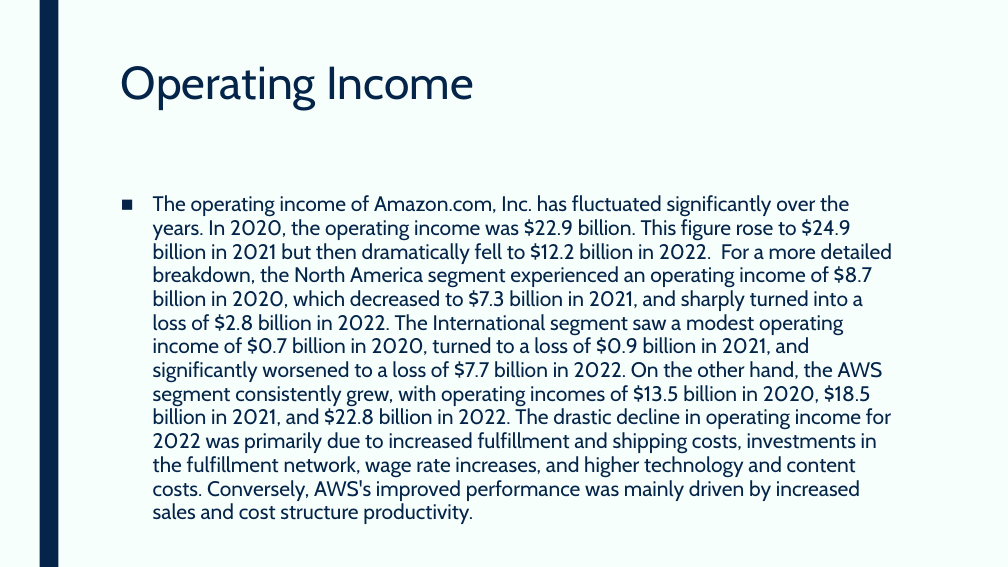
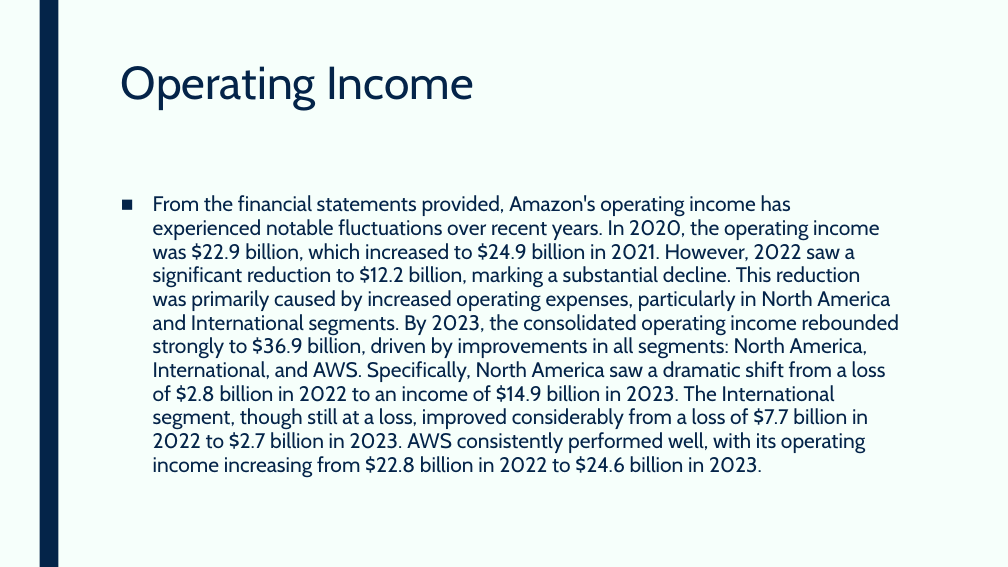
Before and after one commit to devangovind/AMUCLDISS, a slide deck: slide 4 of fastapi-backend/app/pres/output.pptx (slide 5 before the commit). Drawn at 1008x567 pixels with LibreOffice and Linux fonts; fonts in the diff are those of the drawing. Boxes give left, top, right and bottom in pixels: in the first picture for what was removed or moved away, otherwise in the second. Text is boxed around its words. In the diff, an @@ line names an element or a change of style, - is before the commit and + after.

```diff
--- a/fastapi-backend/app/pres/output.pptx
+++ b/fastapi-backend/app/pres/output.pptx
@@ text at [153, 195, 899, 478]: text changed @@
-■ The operating income of Amazon.com, Inc. has fluctuated significantly over the years. In 2020, the operating income was $22.9 billion. This figure rose to $24.9 billion in 2021 but then dramatically fell to $12.2 billion in 2022. For a more detailed breakdown, the North America segment experienced an operating income of $8.7 billion in 2020, which decreased to $7.3 billion in 2021, and sharply turned into a loss of $2.8 billion in 2022. The International segment saw a modest operating income of $0.7 billion in 2020, turned to a loss of $0.9 billion in 2021, and significantly worsened to a loss of $7.7 billion in 2022. On the other hand, the AWS segment consistently grew, with operating incomes of $13.5 billion in 2020, $18.5 billion in 2021, and $22.8 billion in 2022. The drastic decline in operating income for 2022 was primarily due to increased fulfillment and shipping costs, investments in the fulfillment network, wage rate increases, and higher technology and content costs. Conversely, AWS's improved performance was mainly driven by increased sales and cost structure productivity.
+■ From the financial statements provided, Amazon's operating income has experienced notable fluctuations over recent years. In 2020, the operating income was $22.9 billion, which increased to $24.9 billion in 2021. However, 2022 saw a significant reduction to $12.2 billion, marking a substantial decline. This reduction was primarily caused by increased operating expenses, particularly in North America and International segments. By 2023, the consolidated operating income rebounded strongly to $36.9 billion, driven by improvements in all segments: North America, International, and AWS. Specifically, North America saw a dramatic shift from a loss of $2.8 billion in 2022 to an income of $14.9 billion in 2023. The International segment, though still at a loss, improved considerably from a loss of $7.7 billion in 2022 to $2.7 billion in 2023. AWS consistently performed well, with its operating income increasing from $22.8 billion in 2022 to $24.6 billion in 2023.
```
Also in this commit, not shown: 6 other slides changed, 7 slides removed, 7 other files.
